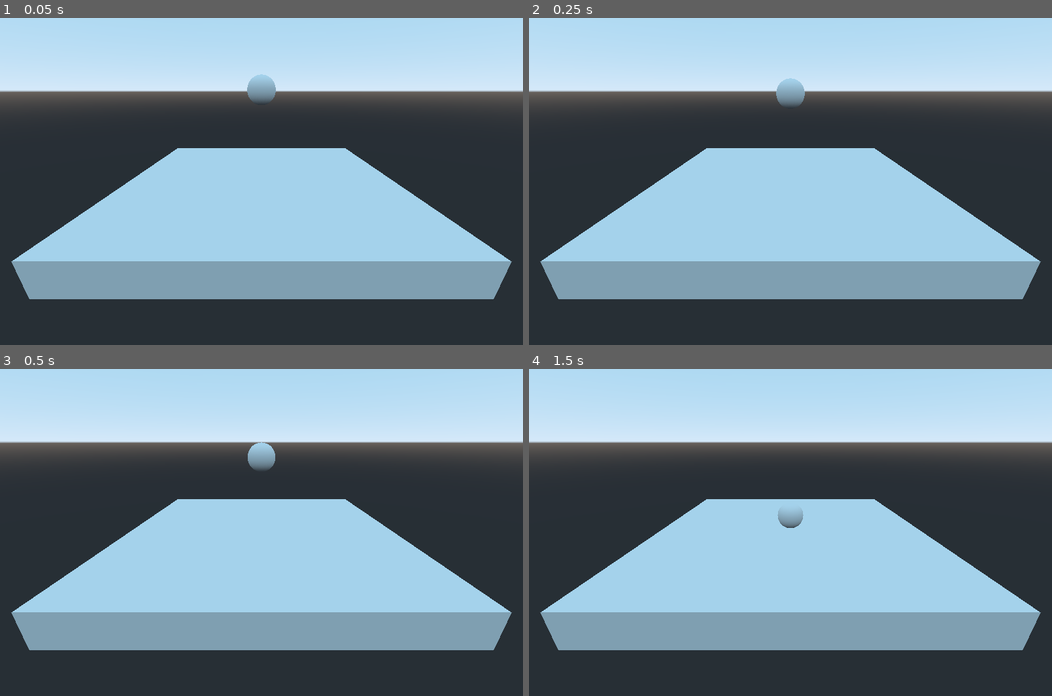
Above: before the commit, frames 1-4 (two rows, left to right).
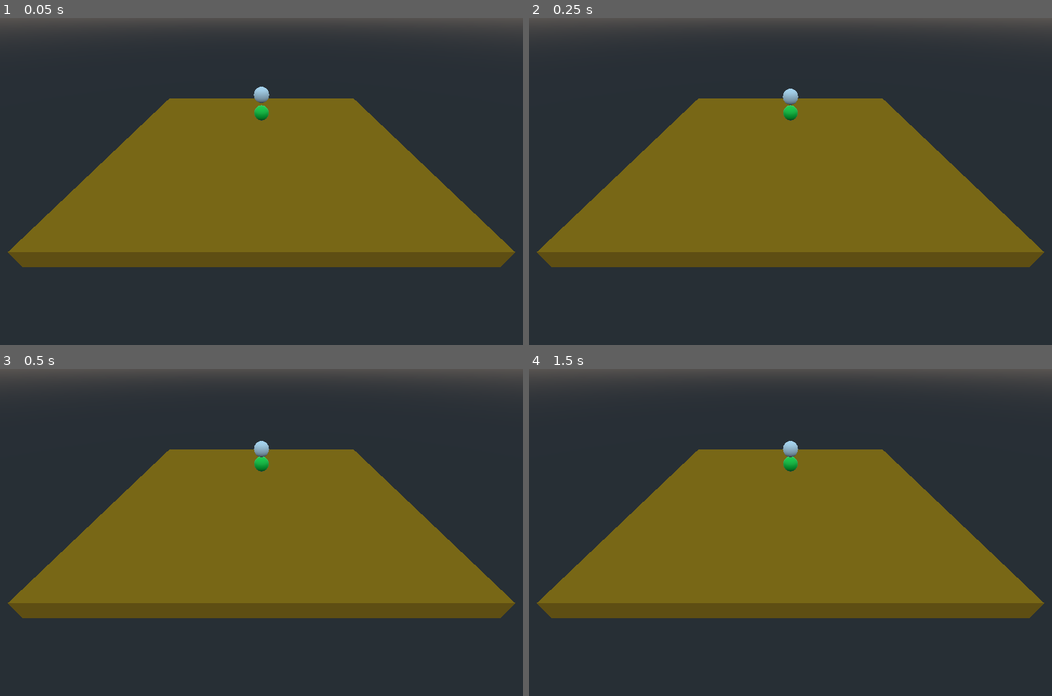
Above: after the commit, the same moments.

Repository: nickykendy/My-First-3D-project
Game: Godot game, scene res://Level.tscn
Two runs of this game, one before a commit and one after it. Both use one fixed random seed, a clock stepped at 60 frames per second and the inputs below.
Inputs:
- Up to frame 1 (0.05 s): no input
- Up to frame 2 (0.25 s): no input
- Up to frame 3 (0.5 s): no input
- Up to frame 4 (1.5 s): hold Right (ui_right) 0.53-1.28 s; hold Down (ui_down) from 1.28 s (still down)

The runs differ from the first frame. In frame 1, 70% of the frame differs, in the area x 0-100%, y 0-86%; in frame 2, 70%; in frame 3, 70%; in frame 4, 70%.

Commit message:
add player

Diff:
--- a/MyFirst3DProject/Level.tscn
+++ b/MyFirst3DProject/Level.tscn
@@ -1,14 +1,20 @@
-[gd_scene load_steps=5 format=2]
+[gd_scene load_steps=7 format=2]
+
+[ext_resource path="res://Player.tscn" type="PackedScene" id=1]
 
 [sub_resource type="BoxShape" id=1]
-extents = Vector3( 10, 1, 10 )
+extents = Vector3( 20, 1, 20 )
 
 [sub_resource type="CubeMesh" id=2]
-size = Vector3( 20, 2, 20 )
+size = Vector3( 40, 2, 40 )
 
-[sub_resource type="SphereShape" id=3]
+[sub_resource type="SpatialMaterial" id=3]
+albedo_color = Color( 0.807843, 0.52549, 0.0392157, 1 )
+metallic = 0.15
 
-[sub_resource type="SphereMesh" id=4]
+[sub_resource type="SphereShape" id=4]
+
+[sub_resource type="SphereMesh" id=5]
 
 [node name="Level" type="Spatial"]
 
@@ -19,17 +25,21 @@
 
 [node name="MeshInstance" type="MeshInstance" parent="Floor"]
 mesh = SubResource( 2 )
-material/0 = null
+material/0 = SubResource( 3 )
 
 [node name="Ball" type="RigidBody" parent="."]
+editor/display_folded = true
 transform = Transform( 1, 0, 0, 0, 1, 0, 0, 0, 1, 0, 7.4136, 0 )
 
 [node name="CollisionShape" type="CollisionShape" parent="Ball"]
-shape = SubResource( 3 )
+shape = SubResource( 4 )
 
 [node name="MeshInstance" type="MeshInstance" parent="Ball"]
-mesh = SubResource( 4 )
+mesh = SubResource( 5 )
 material/0 = null
 
 [node name="Camera" type="Camera" parent="."]
-transform = Transform( 1, 0, 0, 0, 0.932593, 0.36093, 0, -0.36093, 0.932593, 0, 7.35153, 17.5453 )
+transform = Transform( 1, 0, 0, 0, 0.8074, 0.590004, 0, -0.590004, 0.8074, 0, 16.3515, 31.5453 )
+
+[node name="Player" parent="." instance=ExtResource( 1 )]
+transform = Transform( 1, 0, 0, 0, 1, 0, 0, 0, 1, 0, 5, 0 )
--- /dev/null
+++ b/MyFirst3DProject/Player.gd
@@ -0,0 +1,10 @@
+extends KinematicBody
+
+const SPD = 6
+const ROT = 4
+
+func _physics_process(delta):
+	var _right = Input.is_action_pressed("ui_right")
+	var _left = Input.is_action_pressed("ui_left")
+	var _up = Input.is_action_pressed("ui_up")
+	var _down = Input.is_action_pressed("ui_down")
--- /dev/null
+++ b/MyFirst3DProject/Player.tscn
@@ -0,0 +1,22 @@
+[gd_scene load_steps=5 format=2]
+
+[ext_resource path="res://Player.gd" type="Script" id=1]
+
+[sub_resource type="BoxShape" id=1]
+
+[sub_resource type="SphereMesh" id=2]
+
+[sub_resource type="SpatialMaterial" id=3]
+albedo_color = Color( 0, 1, 0.27451, 1 )
+metallic = 0.1
+roughness = 0.5
+
+[node name="Player" type="KinematicBody"]
+script = ExtResource( 1 )
+
+[node name="CollisionShape" type="CollisionShape" parent="."]
+shape = SubResource( 1 )
+
+[node name="MeshInstance" type="MeshInstance" parent="."]
+mesh = SubResource( 2 )
+material/0 = SubResource( 3 )
--- a/MyFirst3DProject/project.godot
+++ b/MyFirst3DProject/project.godot
@@ -26,6 +26,37 @@
 window/size/test_width=1280
 window/size/test_height=800
 
+[input]
+
+ui_left={
+"deadzone": 0.5,
+"events": [ Object(InputEventKey,"resource_local_to_scene":false,"resource_name":"","device":0,"alt":false,"shift":false,"control":false,"meta":false,"command":false,"pressed":false,"scancode":16777231,"unicode":0,"echo":false,"script":null)
+, Object(InputEventJoypadButton,"resource_local_to_scene":false,"resource_name":"","device":0,"button_index":14,"pressure":0.0,"pressed":false,"script":null)
+, Object(InputEventKey,"resource_local_to_scene":false,"resource_name":"","device":0,"alt":false,"shift":false,"control":false,"meta":false,"command":false,"pressed":false,"scancode":65,"unicode":0,"echo":false,"script":null)
+ ]
+}
+ui_right={
+"deadzone": 0.5,
+"events": [ Object(InputEventKey,"resource_local_to_scene":false,"resource_name":"","device":0,"alt":false,"shift":false,"control":false,"meta":false,"command":false,"pressed":false,"scancode":16777233,"unicode":0,"echo":false,"script":null)
+, Object(InputEventJoypadButton,"resource_local_to_scene":false,"resource_name":"","device":0,"button_index":15,"pressure":0.0,"pressed":false,"script":null)
+, Object(InputEventKey,"resource_local_to_scene":false,"resource_name":"","device":0,"alt":false,"shift":false,"control":false,"meta":false,"command":false,"pressed":false,"scancode":68,"unicode":0,"echo":false,"script":null)
+ ]
+}
+ui_up={
+"deadzone": 0.5,
+"events": [ Object(InputEventKey,"resource_local_to_scene":false,"resource_name":"","device":0,"alt":false,"shift":false,"control":false,"meta":false,"command":false,"pressed":false,"scancode":16777232,"unicode":0,"echo":false,"script":null)
+, Object(InputEventJoypadButton,"resource_local_to_scene":false,"resource_name":"","device":0,"button_index":12,"pressure":0.0,"pressed":false,"script":null)
+, Object(InputEventKey,"resource_local_to_scene":false,"resource_name":"","device":0,"alt":false,"shift":false,"control":false,"meta":false,"command":false,"pressed":false,"scancode":87,"unicode":0,"echo":false,"script":null)
+ ]
+}
+ui_down={
+"deadzone": 0.5,
+"events": [ Object(InputEventKey,"resource_local_to_scene":false,"resource_name":"","device":0,"alt":false,"shift":false,"control":false,"meta":false,"command":false,"pressed":false,"scancode":16777234,"unicode":0,"echo":false,"script":null)
+, Object(InputEventJoypadButton,"resource_local_to_scene":false,"resource_name":"","device":0,"button_index":13,"pressure":0.0,"pressed":false,"script":null)
+, Object(InputEventKey,"resource_local_to_scene":false,"resource_name":"","device":0,"alt":false,"shift":false,"control":false,"meta":false,"command":false,"pressed":false,"scancode":83,"unicode":0,"echo":false,"script":null)
+ ]
+}
+
 [rendering]
 
 environment/default_environment="res://default_env.tres"
